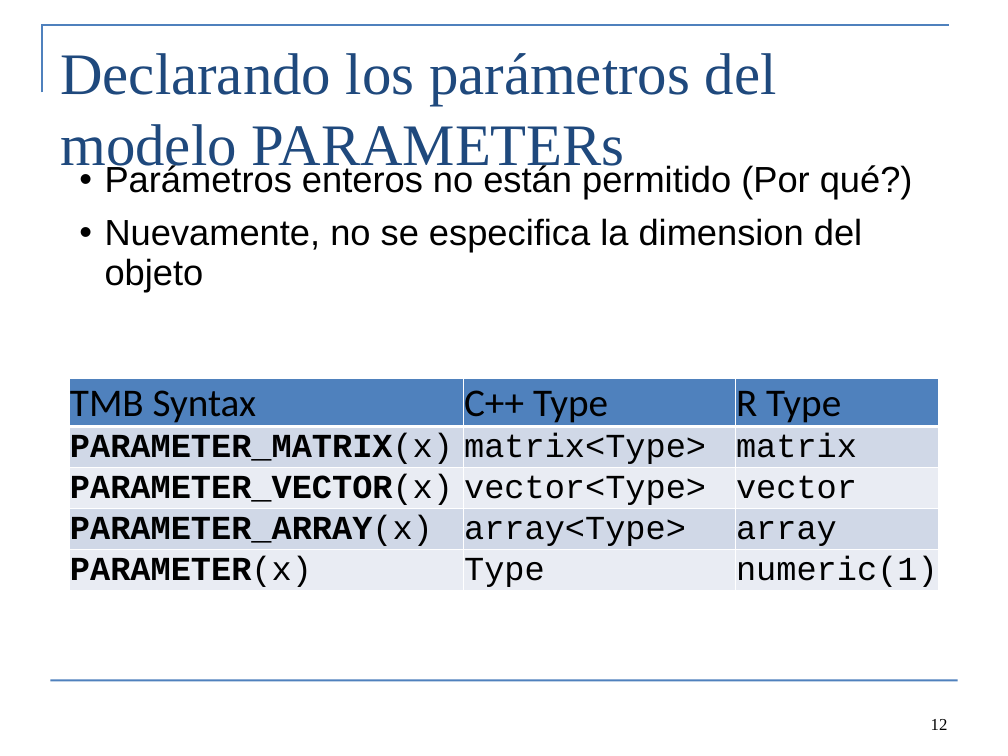
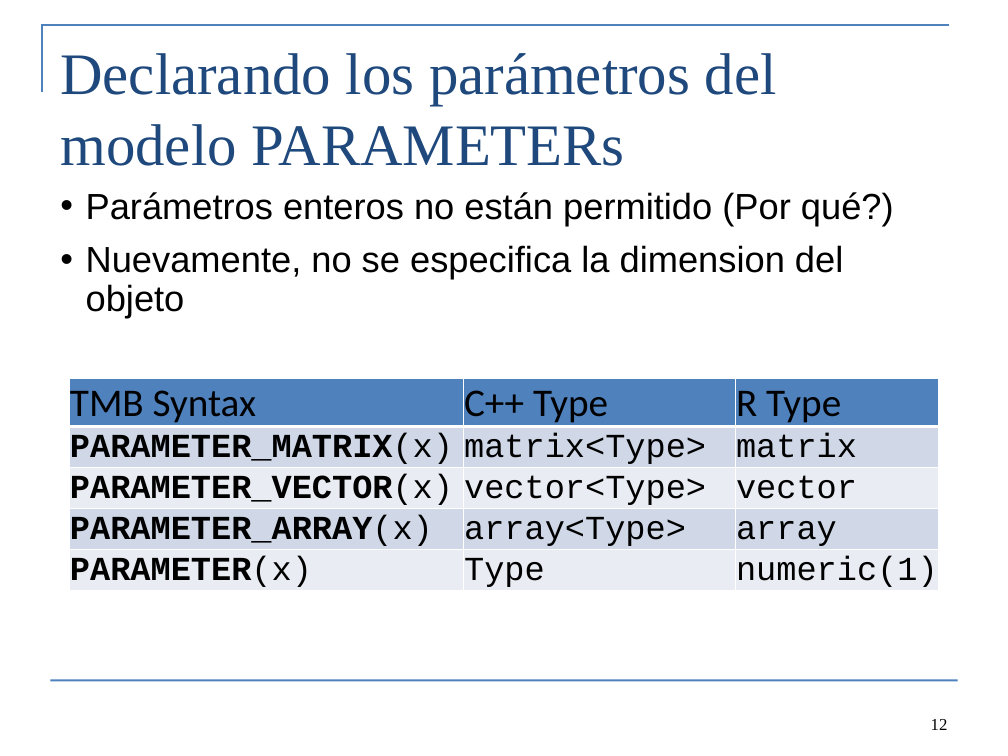
Before and after one commit to Cole-Monnahan-NOAA/tmb_workshop, a slide deck: slide 12 of day2/lecture2_TMB_syntax_spa.pptx. Drawn at 1008x756 pixels with LibreOffice and Linux fonts; fonts in the diff are those of the drawing. Boxes give left, top, right and bottom in pixels: in the first picture for what was removed or moved away, otherwise in the second. Text is boxed around its words. In the diff, an @@ line names an element or a change of style, - is before the commit and + after.

```diff
--- a/day2/lecture2_TMB_syntax_spa.pptx
+++ b/day2/lecture2_TMB_syntax_spa.pptx
@@ text "Parámetros enteros no están permitido ...": place and size @@
-text "Parámetros enteros no están permitido ..." at [105,164,913,291]
+text "Parámetros enteros no están permitido ..." at [86,192,894,318]
```
Also in this commit, not shown: 7 other slides changed, 4 other files.
